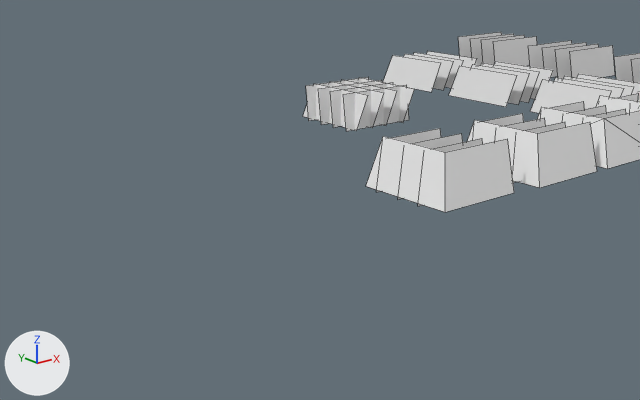
The FBX model Assets/RomeVsBarbarians2/Models/Field.fbx, before and after one commit.
One viewpoint serves both versions: a 50 mm lens placed at (-109.52, 31.04, 6.83), pointed at (-93.75, 50.76, -1.06). Every picture has the same lights, and +X, +Y and +Z are marked at lower left. The picture after the commit comes second. Mesh edges are drawn as thin lines. Where no turn or scale is listed for an object, it has been applied to the vertices.
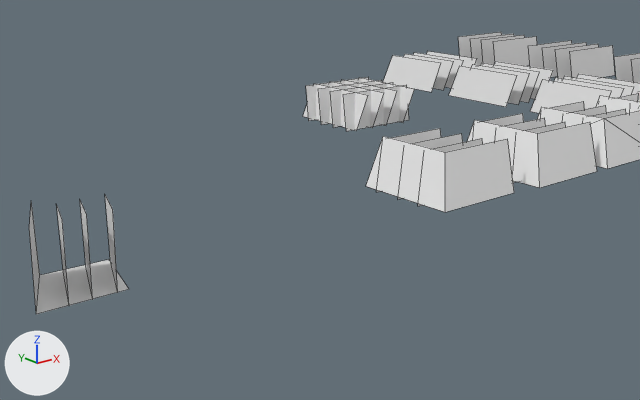
Changed parts and their boxes (x1, y1, x2, y2) in the pictures (640 x 400 px):
'Decor_Grass1.001', added
    after: (29, 195, 129, 314)

What changed in the scene script:
```text
Add me_plane_006:
    me_plane_006.from_pydata([(1.57, 0.0, -1.54), (-1.36, 0.01, -1.55), (1.57, 1.29, -0.95), (-0.68, 1.29, -0.92), (-1.31, 0.0, 1.1), (-0.7, 1.29, 1.45), (0.33, -0.08, -1.53), (0.76, 1.2, -0.95), (0.36, -0.1, 1.14), (0.74, 1.2, 1.24), (-0.4, -0.08, -1.53), (0.02, 1.2, -0.95), (-0.37, -0.1, 1.14), (0.0, 1.2, 1.24), (1.16, -0.08, -1.53), (1.58, 1.2, -0.95), (1.19, -0.1, 1.14), (1.56, 1.2, 1.24)], [], [(0, 1, 3, 2), (5, 3, 1, 4), (9, 7, 6, 8), (13, 11, 10, 12), (17, 15, 14, 16)])
Add ob_decor_grass1_001:
    ob_decor_grass1_001 = bpy.data.objects.new('Decor_Grass1.001', me_plane_006)
    ob_decor_grass1_001.location = (-99.9, 54.44, -2.39)
```
